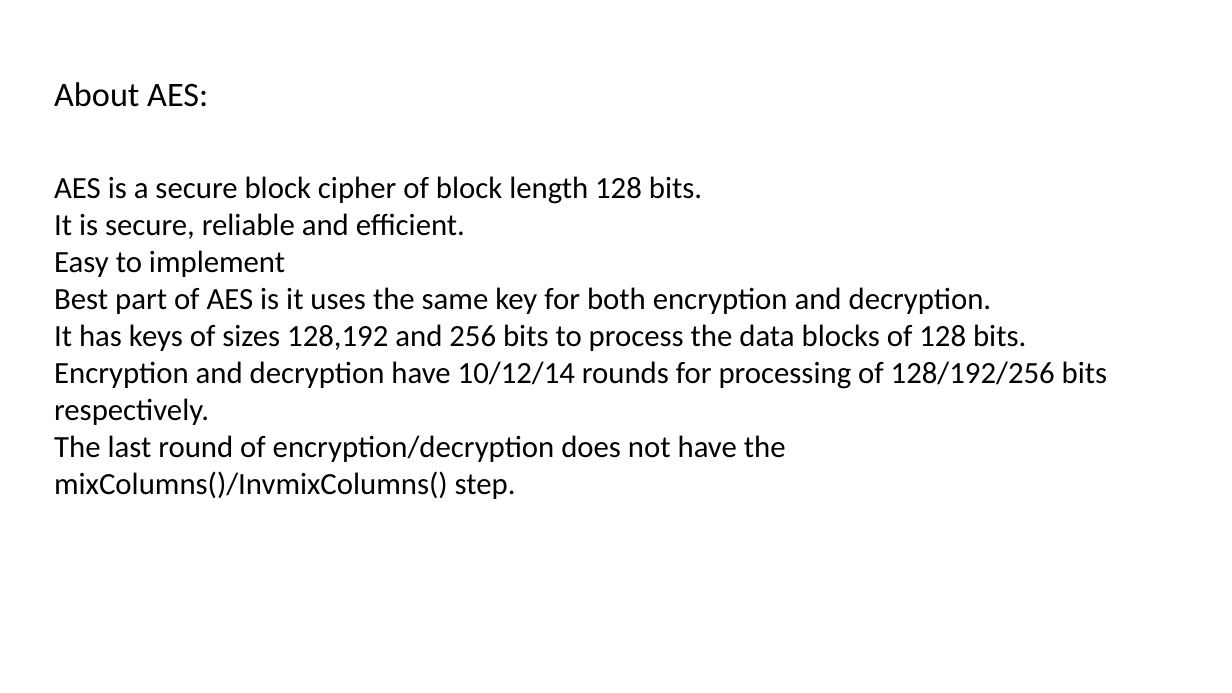
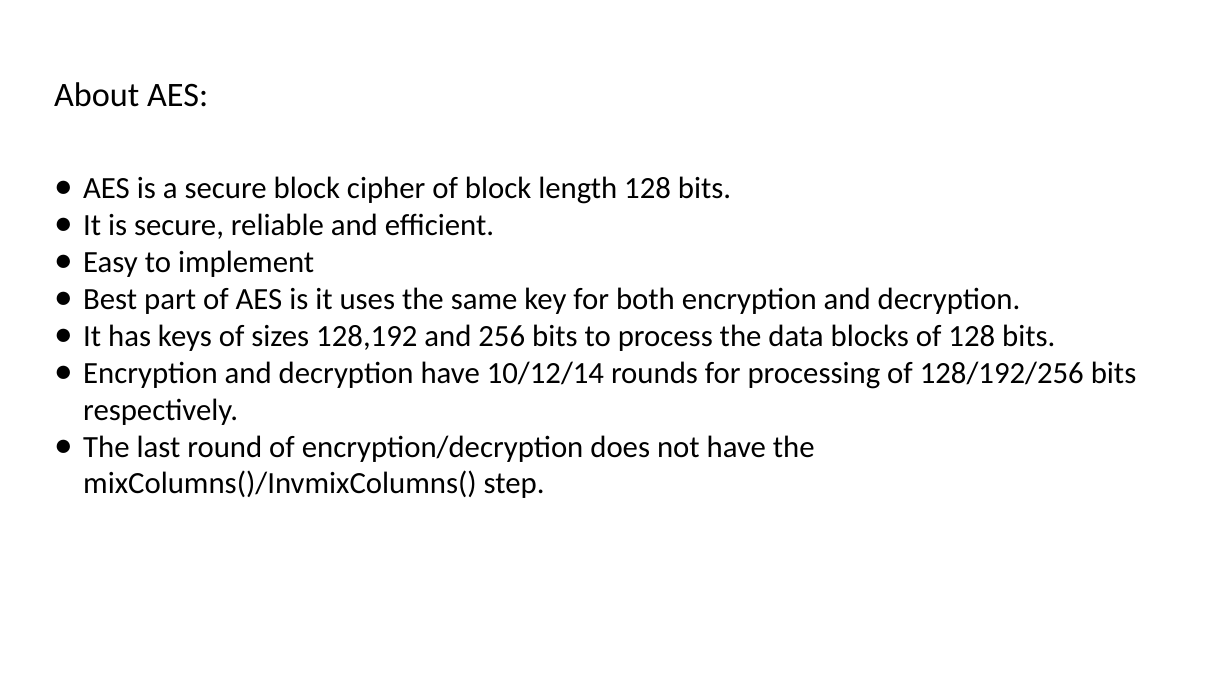
Before and after one commit to suryavalluri1/encryption_engineering, a slide deck: slide 3 of LabAssignemnts/AES_Project/Advanced Encryption Standards (AES).pptx. Drawn at 1232x693 pixels with LibreOffice and Linux fonts; fonts in the diff are those of the drawing. Boxes give left, top, right and bottom in pixels: in the first picture for what was removed or moved away, otherwise in the second. Text is boxed around its words. In the diff, an @@ line names an element or a change of style, - is before the commit and + after.

```diff
--- a/LabAssignemnts/AES_Project/Advanced Encryption Standards (AES).pptx
+++ b/LabAssignemnts/AES_Project/Advanced Encryption Standards (AES).pptx
@@ text "AES is a secure block ..." at <box>83,176,1137,498</box>: bullet none to ● @@
```
Also in this commit, not shown: 3 other slides changed.
